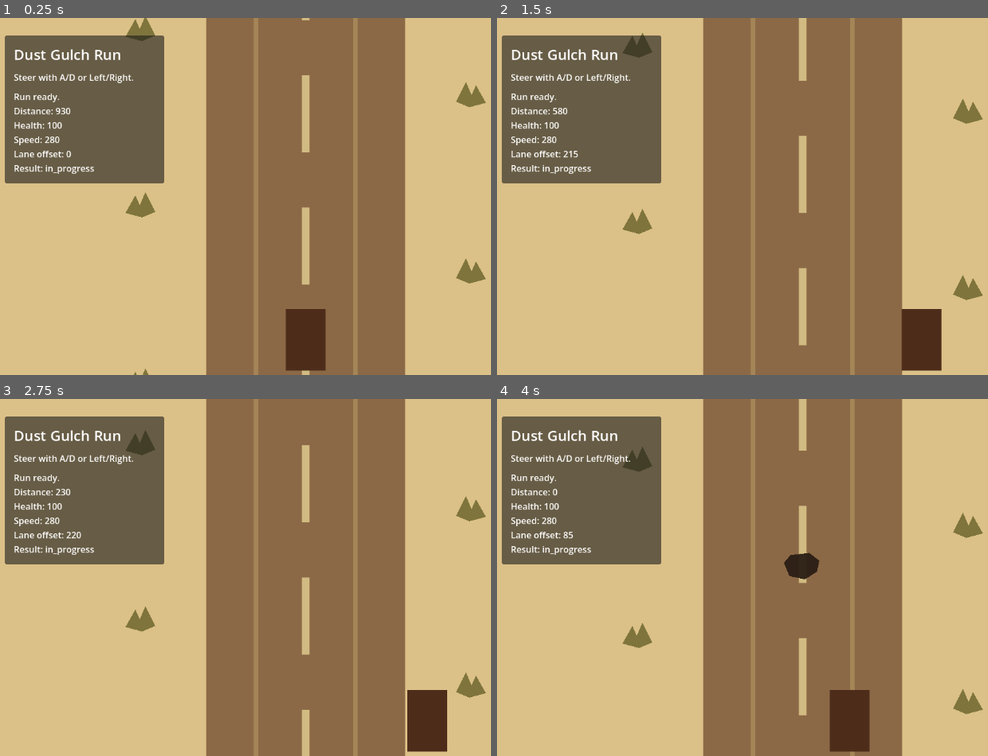
Above: before the commit, frames 1-4 (two rows, left to right).
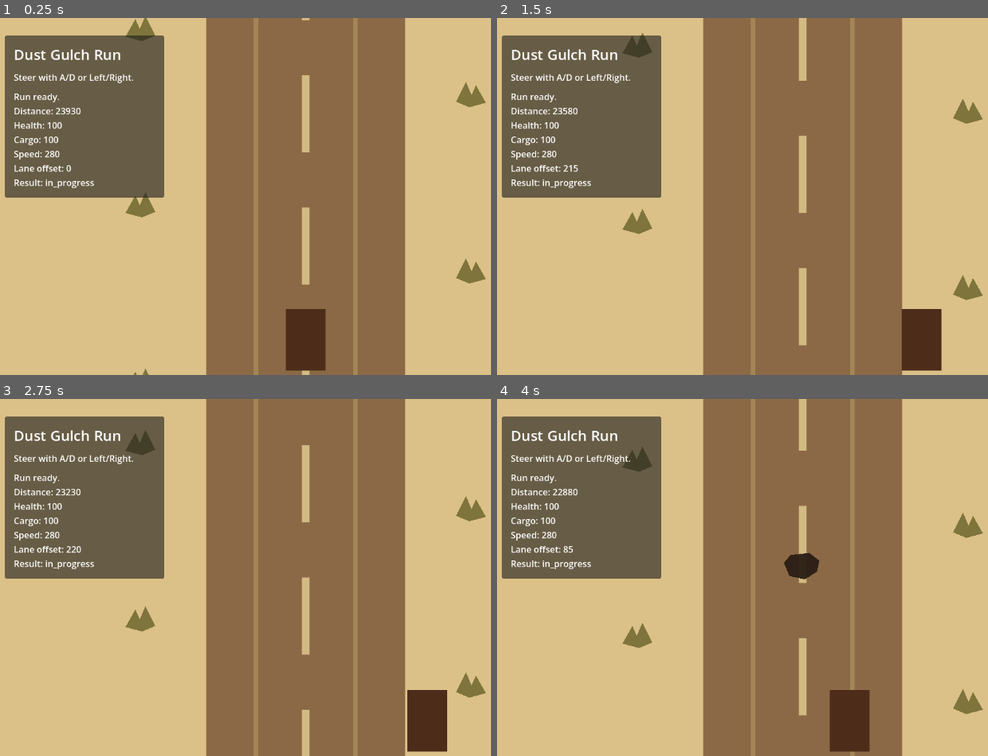
Above: after the commit, the same moments.

Repository: bbenefield89/The-Last-Delivery-to-Dust-Gulch
Game: Godot game, scene res://Scenes/AppRoot/AppRoot.tscn
The game is run twice, just before and just after one commit, with the same random seed, the same clock (stepped at 60 frames per second) and the same inputs.
Inputs (mouse positions are in pixels of both pictures, inside the frame that each line leads up to):
- Up to frame 1 (0.25 s): no input
- Up to frame 2 (1.5 s): tap Enter at 0.5 s; move the mouse to (943, 178) at 0.52 s; hold D (steer_right) 0.53-1.25 s; hold Shift 0.53-1.25 s; click (943, 178) at 0.67 s; drag from (673, 214) to (771, 267) at 1.27 s
- Up to frame 3 (2.75 s): move the mouse to (368, 498) at 2.02 s; hold D (steer_right) from 2.03 s (still down); tap Ctrl at 2.1 s
- Up to frame 4 (4 s): release D (steer_right) at 2.75 s; drag from (771, 648) to (609, 523) at 2.77 s; move the mouse to (outside the picture) at 3.52 s; hold A (steer_left) from 3.53 s (still down); tap Delete at 3.6 s

The runs differ from the first frame. In frame 1, 1.9% of the frame differs, in the area x 0-34%, y 25-51%; in frame 2, 1.9%; in frame 3, 1.9%; in frame 4, 1.9%.

Commit message:
feat(run-state): track delivery progress data

Diff:
--- a/Scenes/RunScene/run_scene.gd
+++ b/Scenes/RunScene/run_scene.gd
@@ -89,9 +89,10 @@
 		_status_label.text = "Run scene loaded.\nAwaiting run state."
 		return
 
-	_status_label.text = "Run ready.\nDistance: %.0f\nHealth: %d\nSpeed: %.0f\nLane offset: %.0f\nResult: %s" % [
+	_status_label.text = "Run ready.\nDistance: %.0f\nHealth: %d\nCargo: %d\nSpeed: %.0f\nLane offset: %.0f\nResult: %s" % [
 		_run_state.distance_remaining,
 		_run_state.wagon_health,
+		_run_state.cargo_value,
 		_run_state.current_speed,
 		_run_state.lateral_position,
 		String(_run_state.result),
--- a/Scripts/RunState/run_state.gd
+++ b/Scripts/RunState/run_state.gd
@@ -1,16 +1,47 @@
 extends RefCounted
 class_name RunState
 
-const DEFAULT_DISTANCE_REMAINING := 1000.0
+const RESULT_IN_PROGRESS := &"in_progress"
+const RESULT_SUCCESS := &"success"
+const RESULT_COLLAPSED := &"collapsed"
+
+const DEFAULT_ROUTE_DISTANCE := 24000.0
+const DEFAULT_DISTANCE_REMAINING := DEFAULT_ROUTE_DISTANCE
 const DEFAULT_WAGON_HEALTH := 100
+const DEFAULT_CARGO_VALUE := 100
 const DEFAULT_LATERAL_POSITION := 0.0
 const DEFAULT_FORWARD_SPEED := 280.0
+const DEFAULT_ACTIVE_FAILURE := &""
 const DEFAULT_LAST_HIT_HAZARD := &""
+const DEFAULT_RESULT := RESULT_IN_PROGRESS
 
 var distance_remaining: float = DEFAULT_DISTANCE_REMAINING
 var wagon_health: int = DEFAULT_WAGON_HEALTH
+var cargo_value: int = DEFAULT_CARGO_VALUE
 var current_speed: float = DEFAULT_FORWARD_SPEED
-var active_failure: StringName = &""
-var result: StringName = &"in_progress"
+var active_failure: StringName = DEFAULT_ACTIVE_FAILURE
+var result: StringName = DEFAULT_RESULT
 var lateral_position: float = DEFAULT_LATERAL_POSITION
 var last_hit_hazard: StringName = DEFAULT_LAST_HIT_HAZARD
+
+
+func reset_for_new_run() -> void:
+	distance_remaining = DEFAULT_DISTANCE_REMAINING
+	wagon_health = DEFAULT_WAGON_HEALTH
+	cargo_value = DEFAULT_CARGO_VALUE
+	current_speed = DEFAULT_FORWARD_SPEED
+	active_failure = DEFAULT_ACTIVE_FAILURE
+	result = DEFAULT_RESULT
+	lateral_position = DEFAULT_LATERAL_POSITION
+	last_hit_hazard = DEFAULT_LAST_HIT_HAZARD
+
+
+func get_distance_traveled() -> float:
+	return DEFAULT_ROUTE_DISTANCE - distance_remaining
+
+
+func get_delivery_progress_ratio() -> float:
+	if DEFAULT_ROUTE_DISTANCE <= 0.0:
+		return 1.0
+
+	return clamp(get_distance_traveled() / DEFAULT_ROUTE_DISTANCE, 0.0, 1.0)
--- a/Tests/Unit/test_run_scene.gd
+++ b/Tests/Unit/test_run_scene.gd
@@ -12,6 +12,7 @@
 	var state := RunStateType.new()
 	state.distance_remaining = 876.0
 	state.wagon_health = 77
+	state.cargo_value = 63
 	state.current_speed = 345.0
 	state.lateral_position = 12.0
 	scene.setup(state)
@@ -19,6 +20,7 @@
 	var status_label: Label = scene.get_node("%StatusLabel")
 	assert_string_contains(status_label.text, "Distance: 876")
 	assert_string_contains(status_label.text, "Health: 77")
+	assert_string_contains(status_label.text, "Cargo: 63")
 	assert_string_contains(status_label.text, "Speed: 345")
 	assert_string_contains(status_label.text, "Lane offset: 12")
 
@@ -45,7 +47,11 @@
 	Input.action_release("steer_right")
 
 	assert_almost_eq(state.lateral_position, 150.0, 0.01)
-	assert_almost_eq(state.distance_remaining, 860.0, 0.01)
+	assert_almost_eq(
+		state.distance_remaining,
+		RunStateType.DEFAULT_DISTANCE_REMAINING - (RunStateType.DEFAULT_FORWARD_SPEED * 0.5),
+		0.01
+	)
 
 
 func test_process_clamps_lateral_position_to_road_bounds() -> void:
--- a/Tests/Unit/test_run_state.gd
+++ b/Tests/Unit/test_run_state.gd
@@ -8,8 +8,40 @@
 
 	assert_eq(state.distance_remaining, RunStateType.DEFAULT_DISTANCE_REMAINING)
 	assert_eq(state.wagon_health, RunStateType.DEFAULT_WAGON_HEALTH)
+	assert_eq(state.cargo_value, RunStateType.DEFAULT_CARGO_VALUE)
 	assert_eq(state.current_speed, RunStateType.DEFAULT_FORWARD_SPEED)
 	assert_eq(state.lateral_position, RunStateType.DEFAULT_LATERAL_POSITION)
-	assert_eq(state.active_failure, &"")
+	assert_eq(state.active_failure, RunStateType.DEFAULT_ACTIVE_FAILURE)
 	assert_eq(state.last_hit_hazard, &"")
-	assert_eq(state.result, &"in_progress")
+	assert_eq(state.result, RunStateType.DEFAULT_RESULT)
+
+
+func test_reset_for_new_run_restores_all_core_run_values() -> void:
+	var state := RunStateType.new()
+	state.distance_remaining = 1200.0
+	state.wagon_health = 18
+	state.cargo_value = 42
+	state.current_speed = 90.0
+	state.active_failure = &"wheel_loose"
+	state.result = RunStateType.RESULT_COLLAPSED
+	state.lateral_position = -150.0
+	state.last_hit_hazard = &"rock"
+
+	state.reset_for_new_run()
+
+	assert_eq(state.distance_remaining, RunStateType.DEFAULT_DISTANCE_REMAINING)
+	assert_eq(state.wagon_health, RunStateType.DEFAULT_WAGON_HEALTH)
+	assert_eq(state.cargo_value, RunStateType.DEFAULT_CARGO_VALUE)
+	assert_eq(state.current_speed, RunStateType.DEFAULT_FORWARD_SPEED)
+	assert_eq(state.active_failure, RunStateType.DEFAULT_ACTIVE_FAILURE)
+	assert_eq(state.result, RunStateType.DEFAULT_RESULT)
+	assert_eq(state.lateral_position, RunStateType.DEFAULT_LATERAL_POSITION)
+	assert_eq(state.last_hit_hazard, RunStateType.DEFAULT_LAST_HIT_HAZARD)
+
+
+func test_delivery_progress_ratio_tracks_route_completion() -> void:
+	var state := RunStateType.new()
+	state.distance_remaining = RunStateType.DEFAULT_ROUTE_DISTANCE * 0.25
+
+	assert_eq(state.get_distance_traveled(), RunStateType.DEFAULT_ROUTE_DISTANCE * 0.75)
+	assert_eq(state.get_delivery_progress_ratio(), 0.75)
Not shown, changed: kanban_tasks_data.kanban
